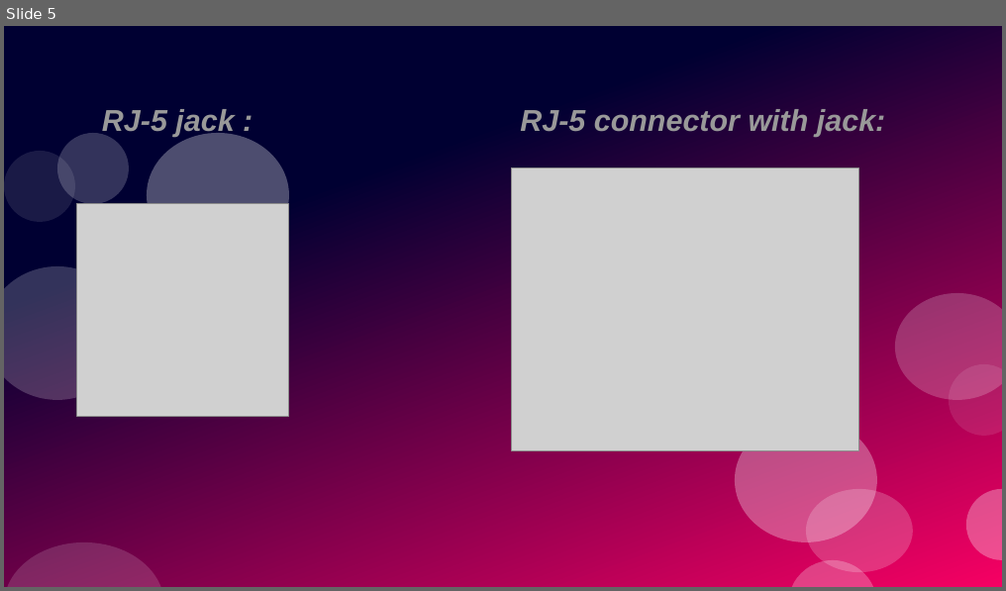
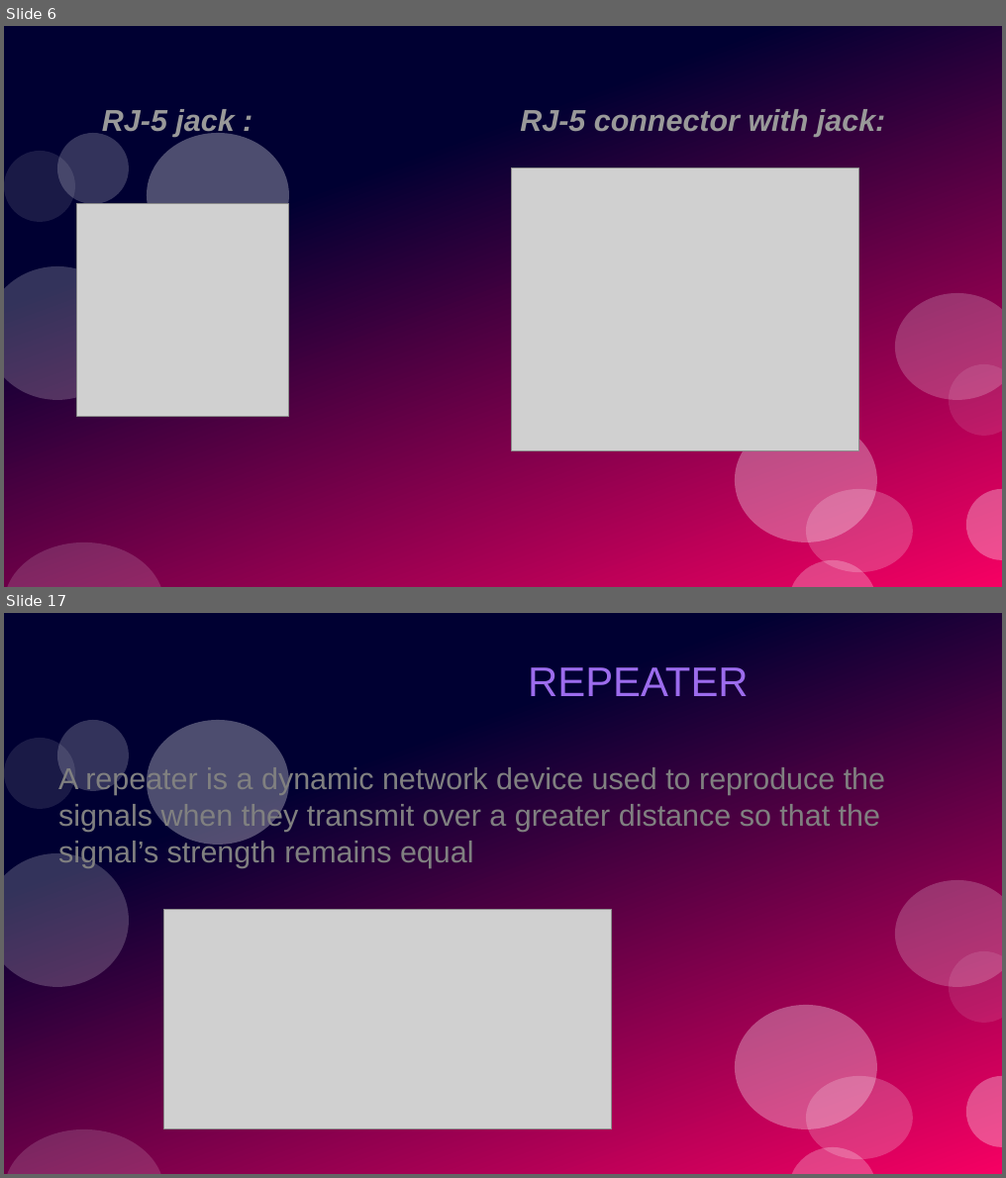
Before and after one commit to rudnesh/school, a slide deck: computer.odp. Shown one above the other, each under a label of ours: slide 5 before the commit, slides 6 and 17 after it; the slides between them are not shown. The pictures are 1006x591 and 1006x1178 pixels, drawn with LibreOffice and Linux fonts; fonts in the diff are those of the drawing; grey boxes stand for pictures. Boxes give left, top, right and bottom in pixels: in the first picture for what was removed or moved away, otherwise in the second. Text is boxed around its words. In the diff, an @@ line names an element or a change of style, - is before the commit and + after.

```diff
--- a/computer.odp
+++ b/computer.odp
@@ slide 17 added at <box>4,613,1002,1174</box>, background #FFFFFF; not listed: 12 template elements that a slide beside it also shows @@
@@ title added at <box>528,667,748,696</box>, 33 pt, text #9C6CED @@
+REPEATER
@@ text added at <box>58,765,885,868</box>, 24 pt, text #808080 @@
+A repeater is a dynamic network device used to reproduce the signals when they transmit over a greater distance so that the signal’s strength remains equal
@@ picture added at <box>164,909,612,1130</box> @@
@@ what was slide 5 is now slide 6 @@
```
Also in this commit, not shown: 4 slides changed, 17 other slides added, 1 slide removed.
